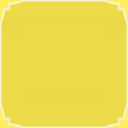
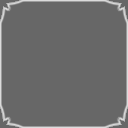
The second 128×128 image is a revision of the first. Changes to its layers:
added layer "Layer #6" (overlay) in group "Layer Group #2" over box(0, 0, 128, 128)
hid "pressed" over box(0, 0, 128, 128)
added layer "disabled" (luminosity, 32%) in group "Layer Group #1" over box(0, 0, 128, 128)
hid "pressed #1" over box(0, 0, 128, 128)
